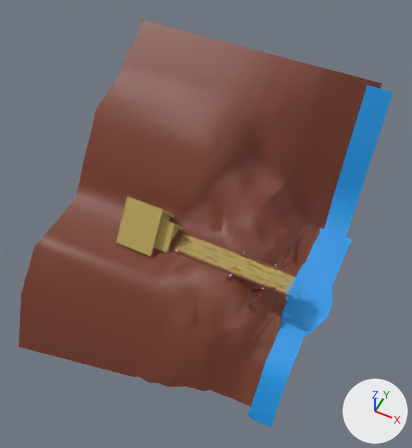
Before and after pictures for a commit that changed the glTF model public/models/environement/stone_age.glb.
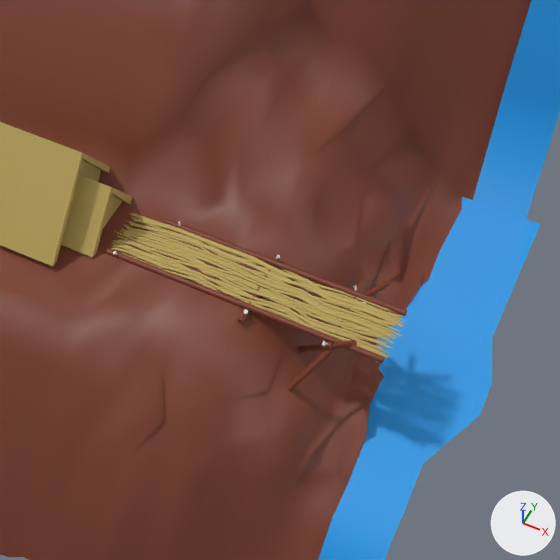
Old and new are each drawn whole from a camera (50 mm lens) standing at (5.5, -25.6, 35.3) and looking at (-8.3, 2.0, 0.8) and again close up on the part from 31% to 87% of the width and 33% to 84% of the height. The axes (+X, +Y, +Z) are drawn at lower right. The lights are the same throughout. Where no turn or scale is listed for an object, it has been applied to the vertices.

Script lines for the objects in view, before the commit:
```python
me_plane = bpy.data.meshes.new('Plane')
me_plane.from_pydata(...)  # 250 vertices, 438 faces; spans x -20.0..1.0, y -10.5..13.2, z -8.3..10.2
me_plane.materials.append(mat_material_002)  # brown #7b3d2b
me_plane_004 = bpy.data.meshes.new('Plane.004')
me_plane_004.from_pydata(...)  # 2522 vertices, 3952 faces; spans x -1.08..9.14, y -1.84..0.24, z -0.05..0.05
me_plane_004.materials.append(mat_material_003)  # yellow #bda75d
me_plane_005 = bpy.data.meshes.new('Plane.005')
me_plane_005.from_pydata(...)  # 28 vertices, 26 faces; spans x -2.1..2.1, y -19.5..0.4, z -18.3..0.9
me_plane_005.materials.append(mat_material_001)  # blue #1a98e7
ob_floor = bpy.data.objects.new('floor', me_plane)
ob_floor.location = (0.0, 0.0, 0.0)
ob_plane_001 = bpy.data.objects.new('Plane.001', me_plane_004)
ob_plane_001.location = (-8.9, 0.8, 0.0)
ob_waterfall = bpy.data.objects.new('waterfall', me_plane_005)
ob_waterfall.location = (1.0, 12.5, 9.0)
# also in view: 'Cube' at (-12.1, 0.0, 1.5); 'NurbsPath.001' at (-4.3, 1.0, 0.0); 'NurbsPath' at (-4.8, -1.0, 0.0)
```
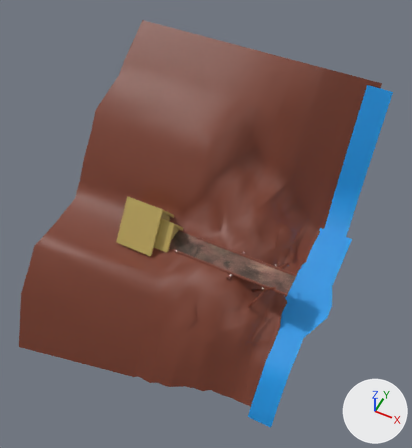
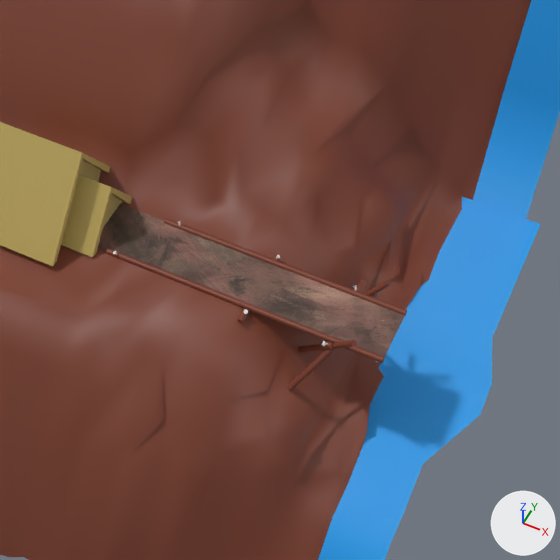
Where the change shows, as pixel boxes [x1, y1, x2, y2] in the close-ups (560 x 560 px):
'Plane', added (brown)
    after: [98, 204, 405, 359]
'Plane.001', deleted (yellow)
    before: [110, 213, 405, 358]

Edits to the bpy script that builds the scene:
```text
Add img_frame_249:
    img_frame_249 = load_image('Frame 249', '_unpacked/Frame_249', 3264, 2448, 'sRGB')
Add mat_material_004:
    mat_material_004 = principled_material('Material.004')
    mat_material_004.texture = img_frame_249
Add me_plane_001:
    me_plane_001.from_pydata(...)  # 4 vertices, 2 faces; spans x -10.3..0.0, y -1.0..1.0, z 0.0
    me_plane_001.materials.append(mat_material_004)  # picture img_frame_249
Remove ob_plane_001:
    ob_plane_001 = bpy.data.objects.new('Plane.001', me_plane_004)
    ob_plane_001.location = (-8.9, 0.8, 0.0)
Add ob_plane:
    ob_plane = bpy.data.objects.new('Plane', me_plane_001)
    ob_plane.location = (0.0, 0.0, 0.0)
```
